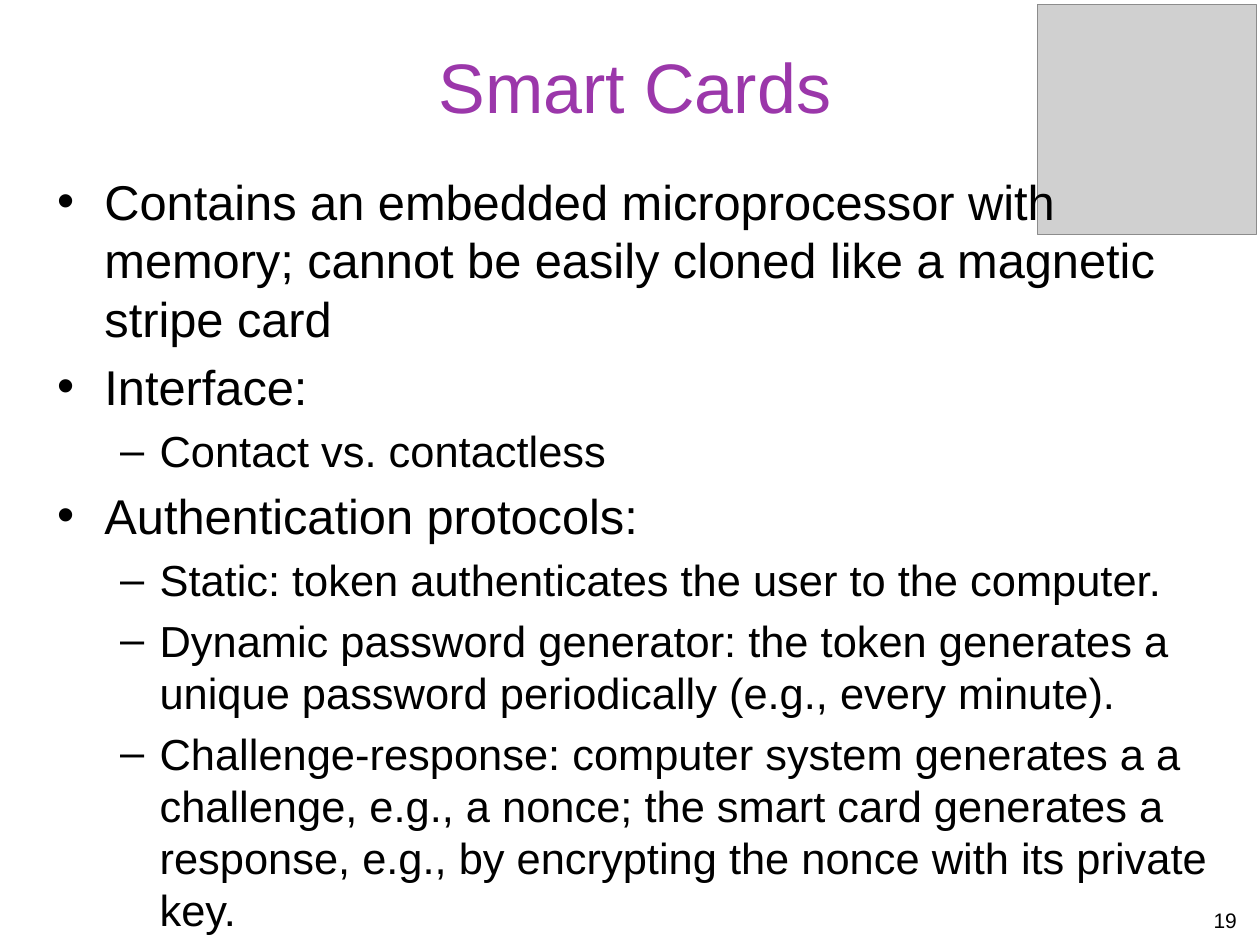
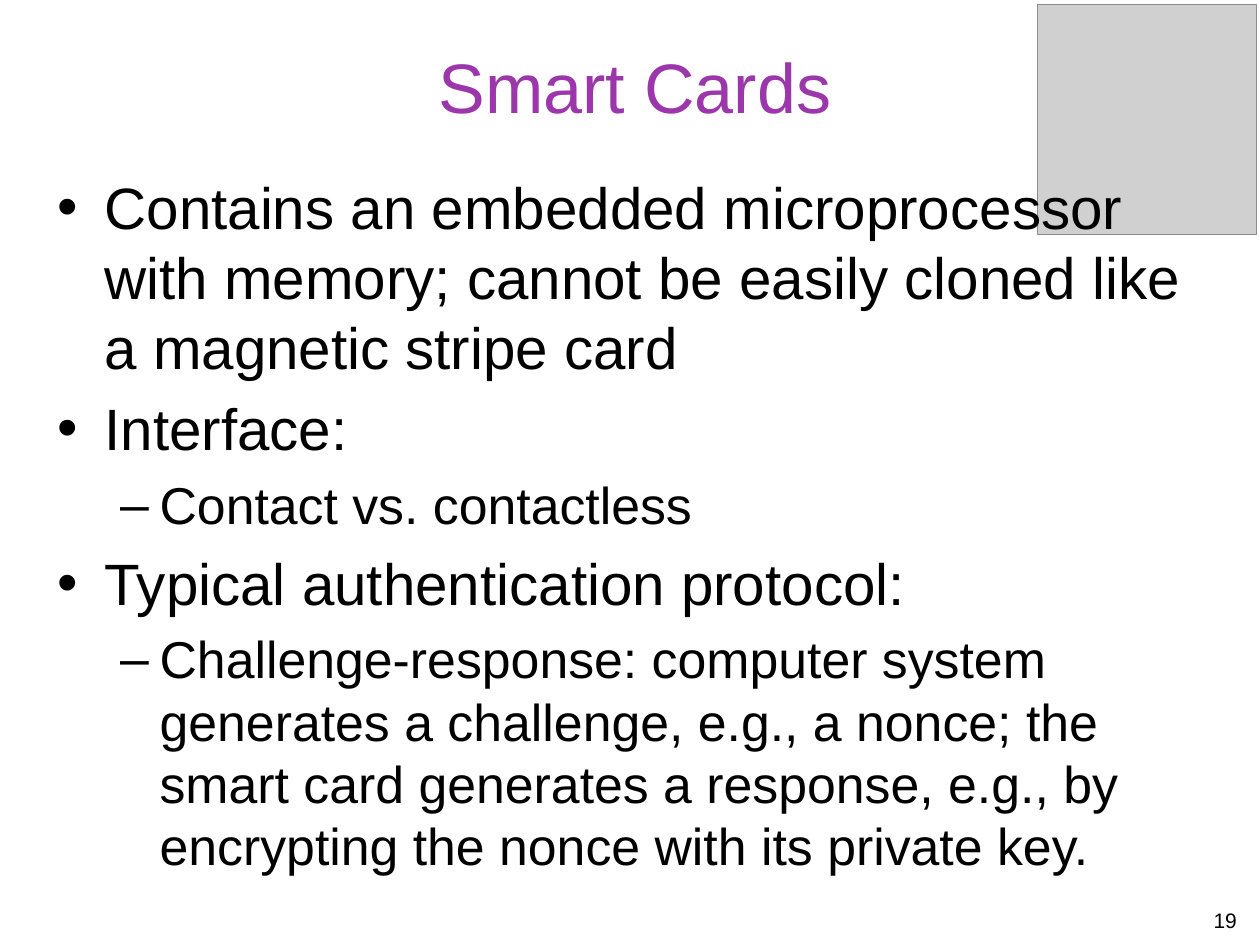
Before and after one commit to gulaoshi/gu.github.io, a slide deck: slide 19 of InfoSec/PPTs/L3-CH03-User Authentication.pptx. Drawn at 1260x945 pixels with LibreOffice and Linux fonts; fonts in the diff are those of the drawing; grey boxes stand for pictures. Boxes give left, top, right and bottom in pixels: in the first picture for what was removed or moved away, otherwise in the second. Text is boxed around its words. In the diff, an @@ line names an element or a change of style, - is before the commit and + after.

```diff
--- a/InfoSec/PPTs/L3-CH03-User Authentication.pptx
+++ b/InfoSec/PPTs/L3-CH03-User Authentication.pptx
@@ text at (104,183,1179,525): size 27.9 to 33.3 pt in "Contains an embedded microprocessor with memory; cannot ...", "Interface:"; size 24.8 to 29.6 pt in "Contact vs. contactless"; more space between paragraphs @@
@@ text at (104,562,1118,876): text changed; size 24.8 to 29.6 pt @@
-• Authentication protocols:
-  – Static: token authenticates the user to the computer.
-  – Dynamic password generator: the token generates a unique password periodically (e.g., every minute).
-  – Challenge-response: computer system generates a a challenge, e.g., a nonce; the smart card generates a response, e.g., by encrypting the nonce with its private key.
+• Typical authentication protocol:
+  – Challenge-response: computer system generates a challenge, e.g., a nonce; the smart card generates a response, e.g., by encrypting the nonce with its private key.
```
Also in this commit, not shown: 1 other file.
